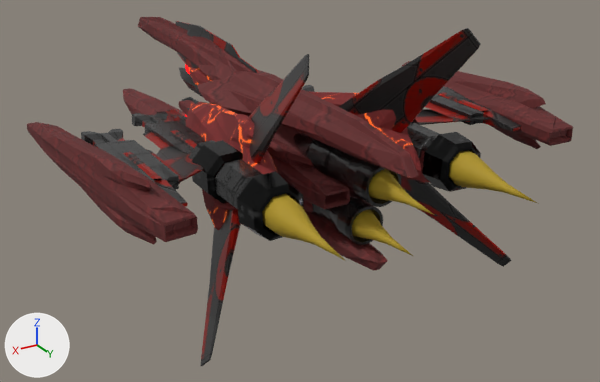
Two versions of the Blender file Revenant/revenant.blend, one commit apart.
Before and after are seen from a 50 mm camera at (4.25, 8.36, 2.96) aimed at (-0.44, 0.53, -0.95). Every picture has the same lights, and +X, +Y and +Z are marked at lower left.
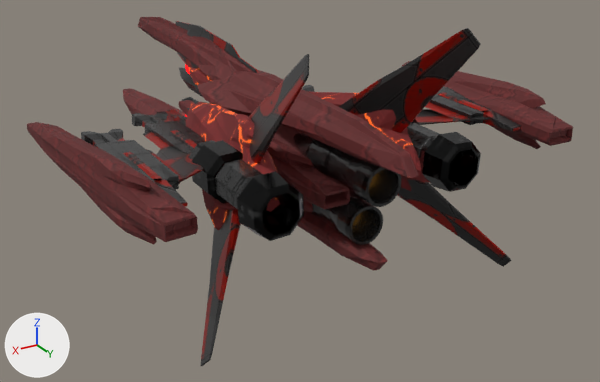
Diff of the bpy script that builds the scene:
```diff
--- a/Revenant/revenant.blend.py
+++ b/Revenant/revenant.blend.py
@@ ob_cone_000 @@
-ob_cone_000 = bpy.data.objects.new('Cone.000', me_cone_000)
-ob_cone_000.parent = ob_ship
-ob_cone_000.location = (0.0, 0.0, 0.0)
-ob_cone_000.rotation_euler = (-1.571, 0.0, 0.0)  # degrees (-90, 0, 0)
-ob_cone_000.scale = (0.158, 0.158, 0.46)
-_m = ob_cone_000.modifiers.new('Array', 'ARRAY')
-_m.use_constant_offset = True
-_m.constant_offset_displace = (0.0, 3.156, -0.544)
-_m.use_relative_offset = False
@@ ob_cone_001 @@
-ob_cone_001 = bpy.data.objects.new('Cone.001', me_cone_006)
-ob_cone_001.parent = ob_ship
-ob_cone_001.location = (-0.4, 0.55, 0.0)
-ob_cone_001.rotation_euler = (-1.571, 0.334, 0.0)  # degrees (-90, 19, 0)
-ob_cone_001.scale = (0.176, 0.176, 0.511)
@@ ob_cone_004 @@
-ob_cone_004 = bpy.data.objects.new('Cone.004', me_cone_007)
-ob_cone_004.parent = ob_ship
-ob_cone_004.location = (0.4, 0.55, 0.0)
-ob_cone_004.rotation_euler = (-1.571, 2.784, 0.0)  # degrees (-90, 160, 0)
-ob_cone_004.scale = (0.176, 0.176, 0.511)
```

What differs and where, as boxes (x1, y1, x2, y2) in the pictures (600 x 382 px):
'Cone.000', deleted (yellow)
    before: (352, 169, 434, 256)
'Cone.004', deleted (yellow)
    before: (262, 194, 346, 261)
'Cone.001', deleted (yellow)
    before: (448, 151, 539, 204)
